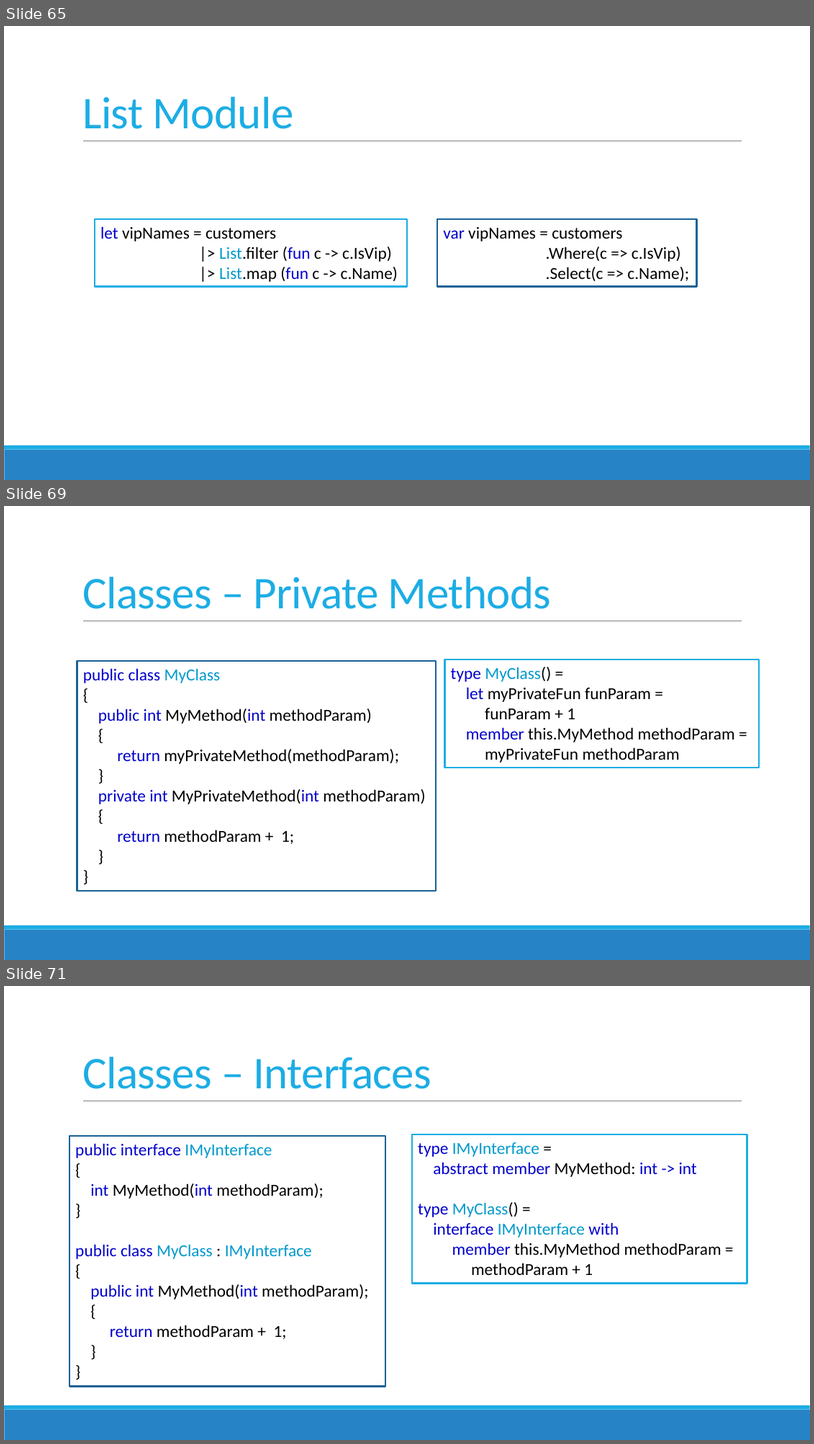
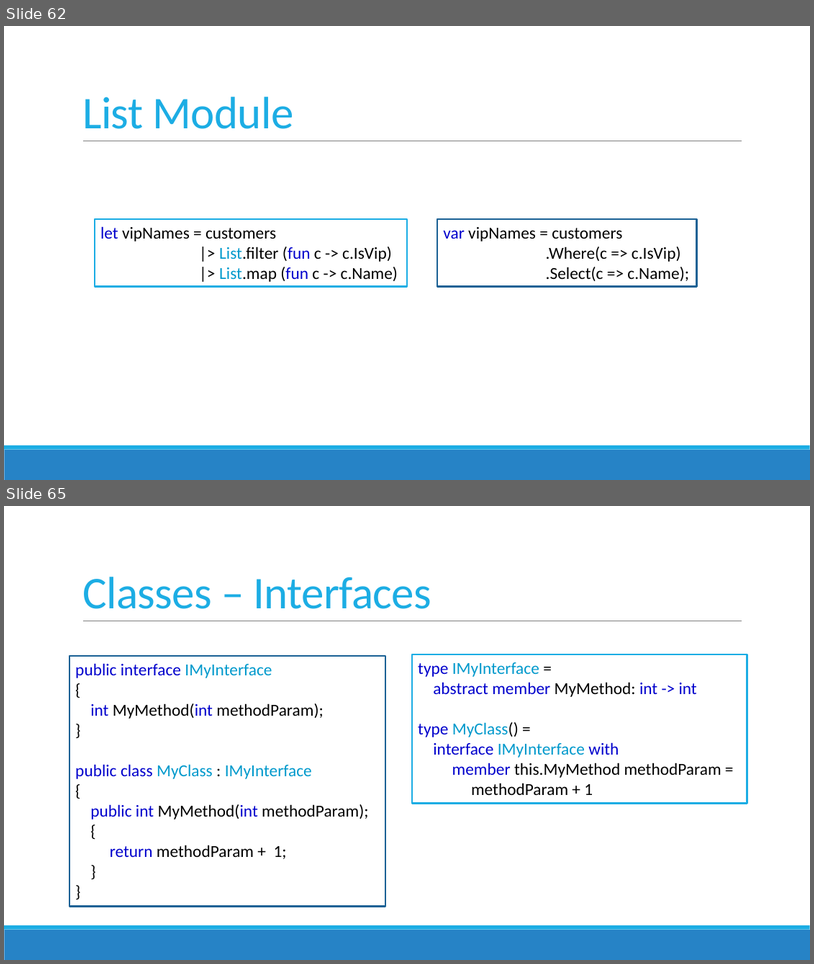
Before and after one commit to jorgef/fsharpworkshop, a slide deck: FSharpWorkshop_Slides.pptx. Shown one above the other, each under a label of ours: slides 65, 69 and 71 before the commit, slides 62 and 65 after it; the slides between them are not shown. The pictures are 814x1444 and 814x964 pixels, drawn with LibreOffice and Linux fonts; fonts in the diff are those of the drawing. Boxes give left, top, right and bottom in pixels: in the first picture for what was removed or moved away, otherwise in the second. Text is boxed around its words. In the diff, an @@ line names an element or a change of style, - is before the commit and + after.

```diff
--- a/FSharpWorkshop_Slides.pptx
+++ b/FSharpWorkshop_Slides.pptx
@@ slide 69 removed at [4,506,810,960], background #FFFFFF; not listed: 3 template elements that a slide beside it also shows @@
@@ title removed at [82,577,551,609] @@
-Classes – Private Methods
@@ rectangle removed at [77,661,437,890] @@
-public class MyClass
-{
-public int MyMethod(int methodParam)
-{
-return myPrivateMethod(methodParam);
-}
-private int MyPrivateMethod(int methodParam)
-{
-return methodParam + 1;
-}
-}
@@ rectangle removed at [445,659,759,767] @@
-type MyClass() =
-let myPrivateFun funParam =
-funParam + 1
-member this.MyMethod methodParam =
-myPrivateFun methodParam
@@ what was slide 65 is now slide 62 @@
@@ what was slide 71 is now slide 65 @@
```
Also in this commit, not shown: 11 slides changed, 1 slide added, 6 other slides removed, 10 other files.
